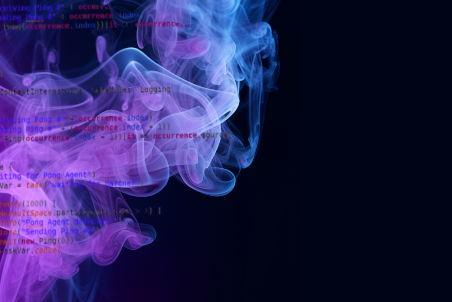
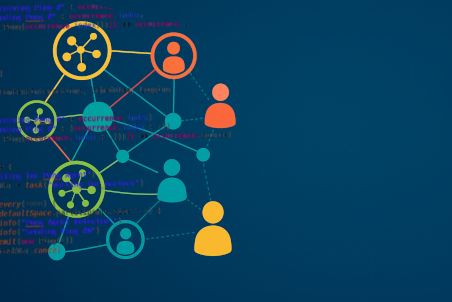
Layered file, before and after one edit (452 × 302). Changes by layer:
added layer "b9" above "b8" over bbox(0, 0, 452, 302)
hid "b8" over bbox(0, 0, 452, 302)
